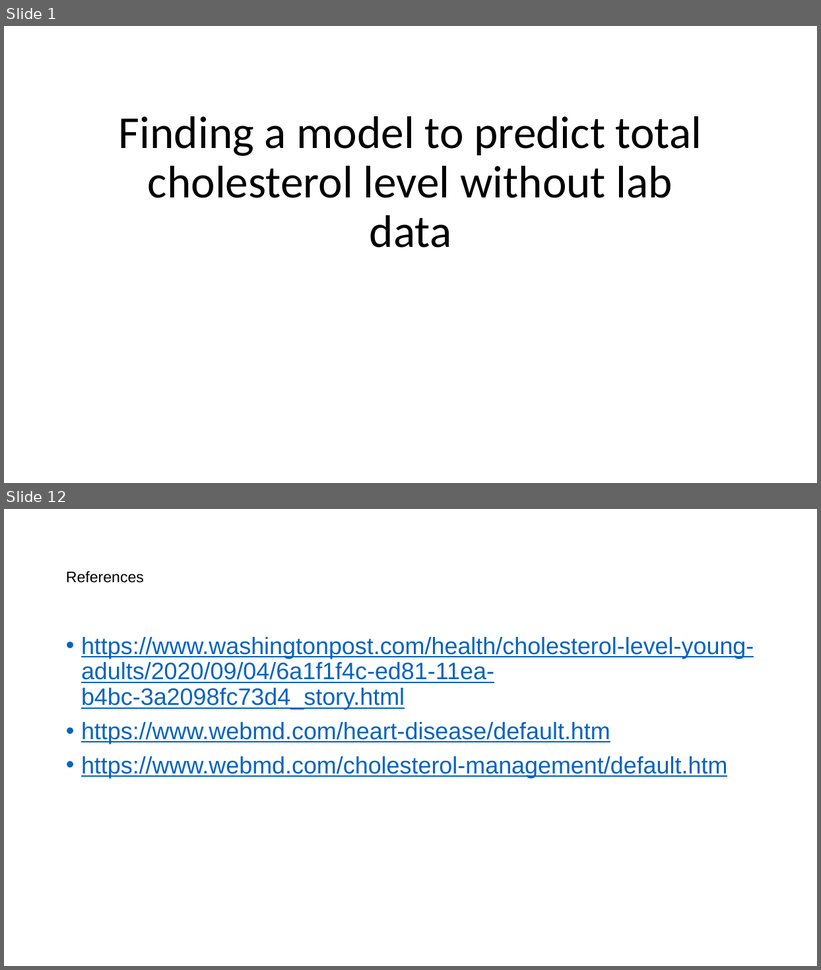
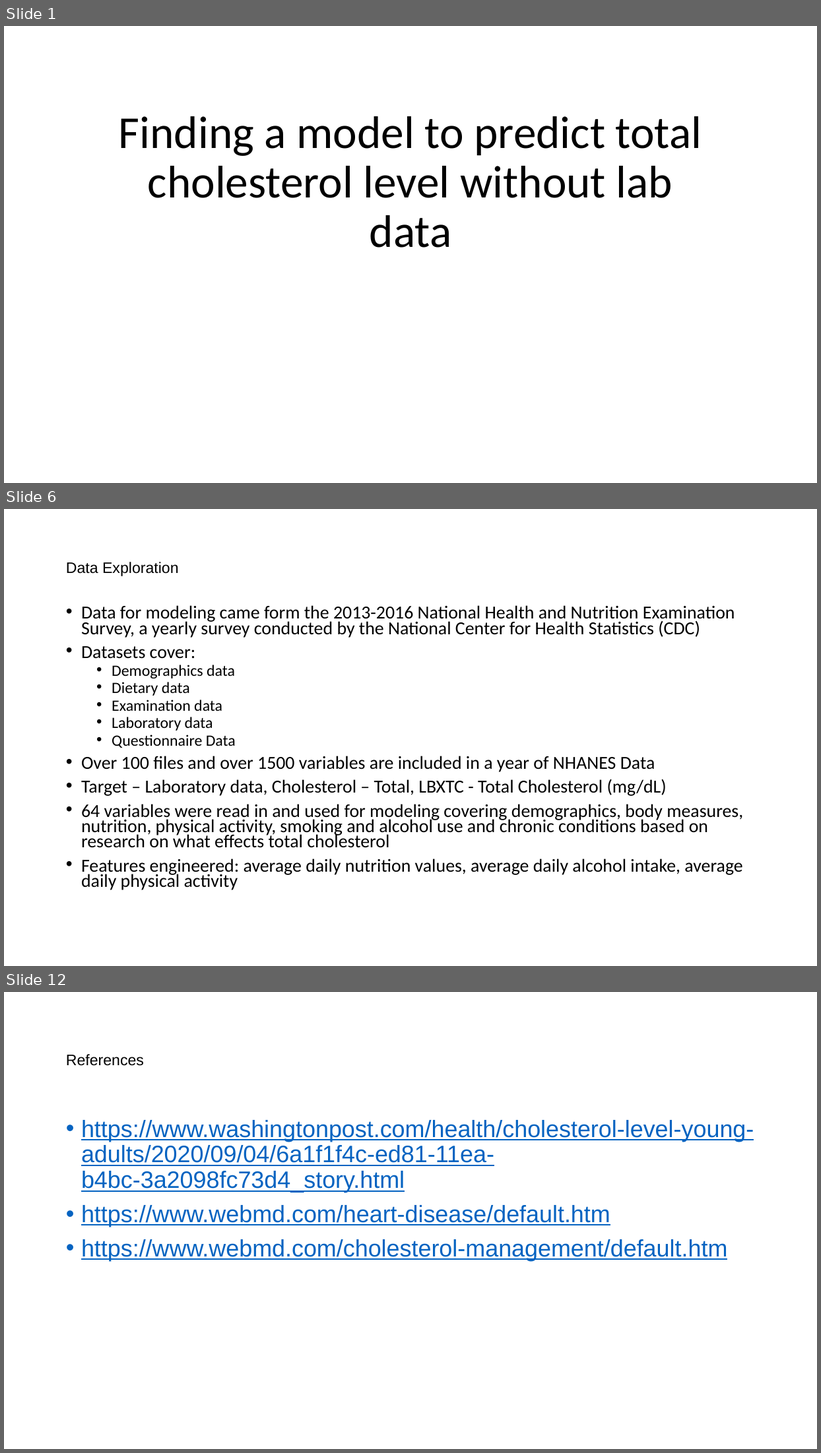
Before and after one commit to mathisme/ThinkfulDSFinalCapstone, a slide deck: Presentation.pptx. Shown one above the other, each under a label of ours: slides 1 and 12 before the commit, slides 1, 6 and 12 after it; the slides between them are not shown. The pictures are 821x970 and 821x1453 pixels, drawn with LibreOffice and Linux fonts; fonts in the diff are those of the drawing. Boxes give left, top, right and bottom in pixels: in the first picture for what was removed or moved away, otherwise in the second. Text is boxed around its words. In the diff, an @@ line names an element or a change of style, - is before the commit and + after.

```diff
--- a/Presentation.pptx
+++ b/Presentation.pptx
@@ slide 6 added at box(4, 509, 817, 966), background #FFFFFF @@
@@ title added at box(66, 562, 179, 576), 18 pt, text #000000 @@
+Data Exploration
@@ text added at box(81, 605, 743, 890), 21.7 pt, text #000000 @@
+• Data for modeling came form the 2013-2016 National Health and Nutrition Examination Survey, a yearly survey conducted by the National Center for Health Statistics (CDC)
+• Datasets cover:
+  • Demographics data
+  • Dietary data
+  • Examination data
+  • Laboratory data
+  • Questionnaire Data
+• Over 100 files and over 1500 variables are included in a year of NHANES Data
+• Target – Laboratory data, Cholesterol – Total, LBXTC - Total Cholesterol (mg/dL)
+• 64 variables were read in and used for modeling covering demographics, body measures, nutrition, physical activity, smoking and alcohol use and chronic conditions based on research on what effects total cholesterol
+• Features engineered: average daily nutrition values, average daily alcohol intake, average daily physical activity
```
Also in this commit, not shown: 8 slides changed, 4 other slides added, 3 slides removed, 1 other file.
